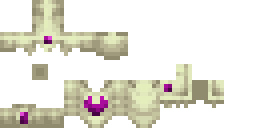
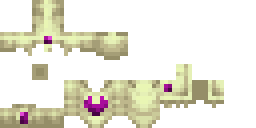
Layered file, before and after one edit (256 × 128). Changes by layer:
painted on "Layer 3" over [32, 44, 64, 52]
